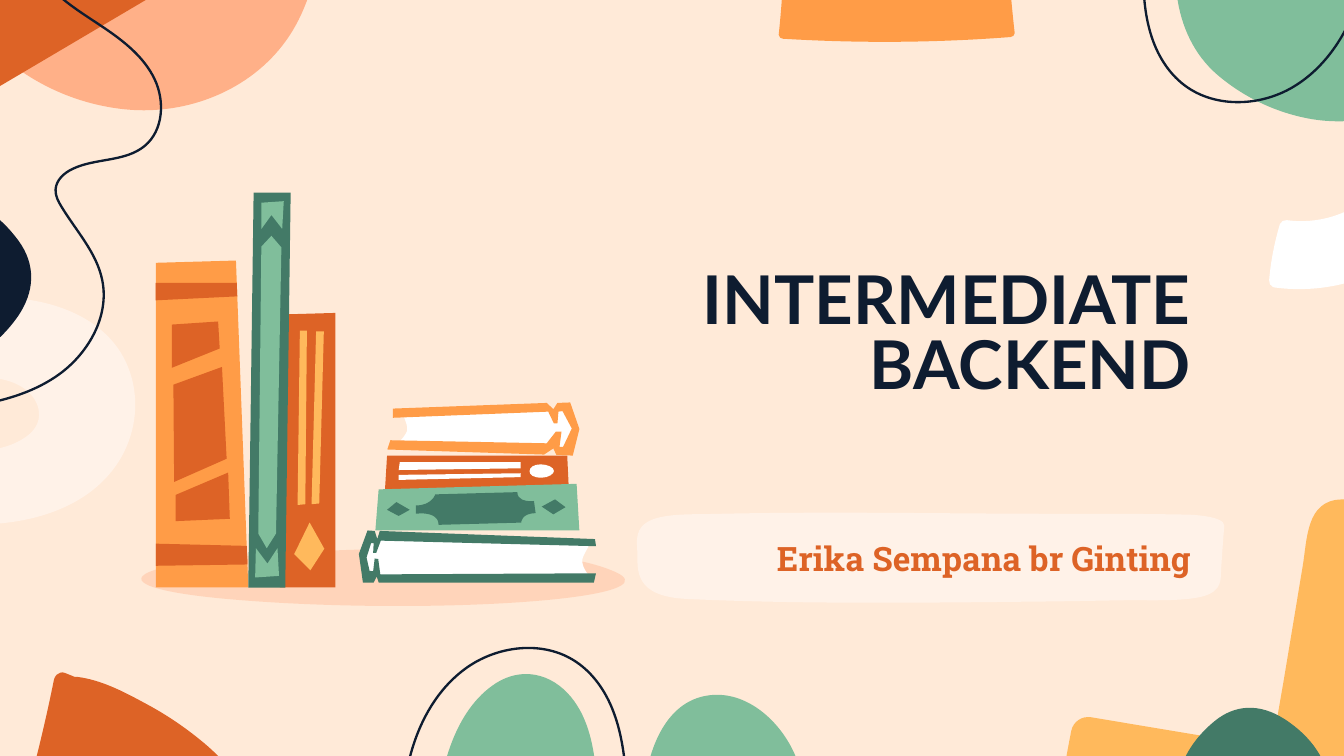
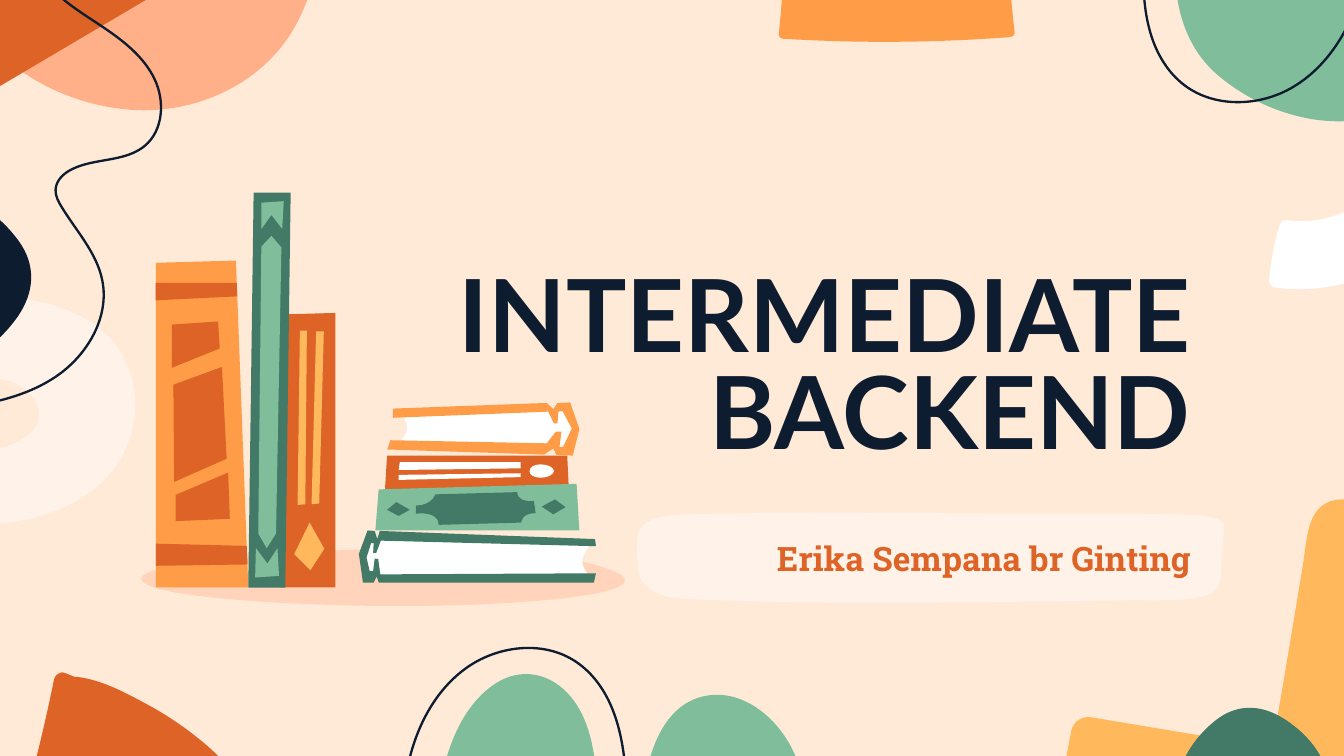
Before and after one commit to Trisumanzaya93/bioscoopkaartjes_Backend, a slide deck: slide 1 of INTERMEDIATE BACKEND.pptx. Drawn at 1344x756 pixels with LibreOffice and Linux fonts; fonts in the diff are those of the drawing. Boxes give left, top, right and bottom in pixels: in the first picture for what was removed or moved away, otherwise in the second. Text is boxed around its words. In the diff, an @@ line names an element or a change of style, - is before the commit and + after.

```diff
--- a/INTERMEDIATE BACKEND.pptx
+++ b/INTERMEDIATE BACKEND.pptx
@@ title "INTERMEDIATE BACKEND" moved from (x1=703, y1=275, x2=1191, y2=390) to (x1=459, y1=279, x2=1191, y2=450) @@
@@ title "INTERMEDIATE BACKEND" at (x1=459, y1=279, x2=1191, y2=450): size 36 to 54 pt @@
```
Also in this commit, not shown: 1 other slide changed, 1 slide added, 1 slide removed, 20 other files.
